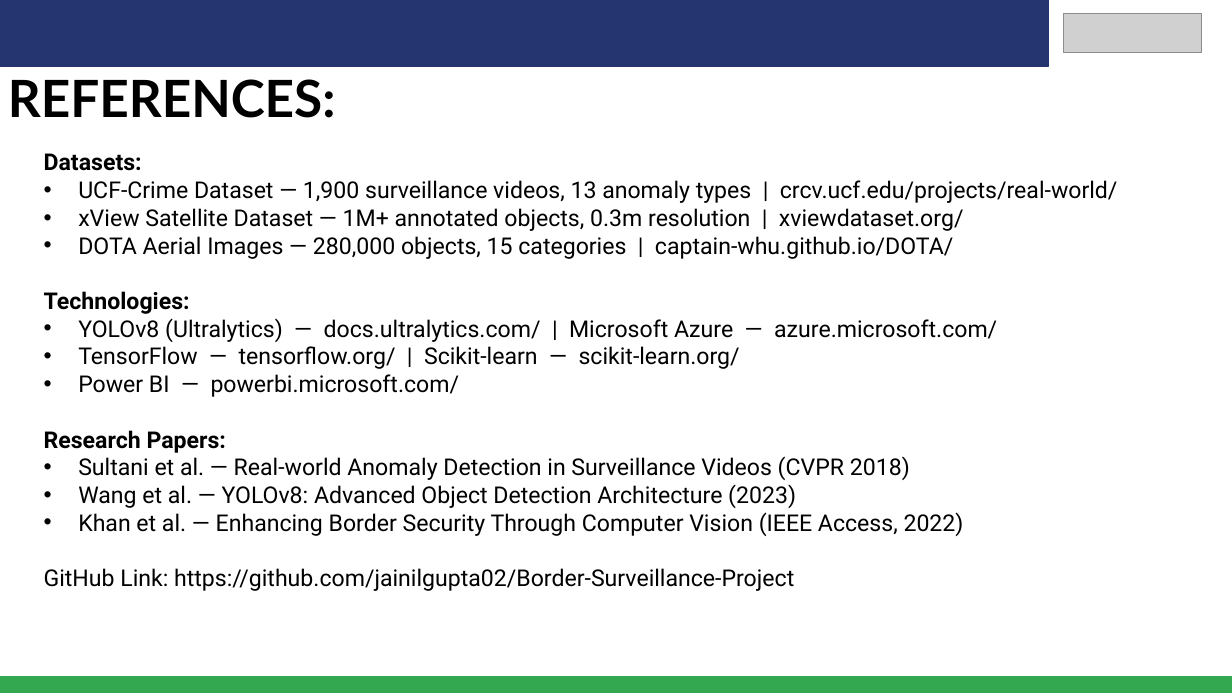
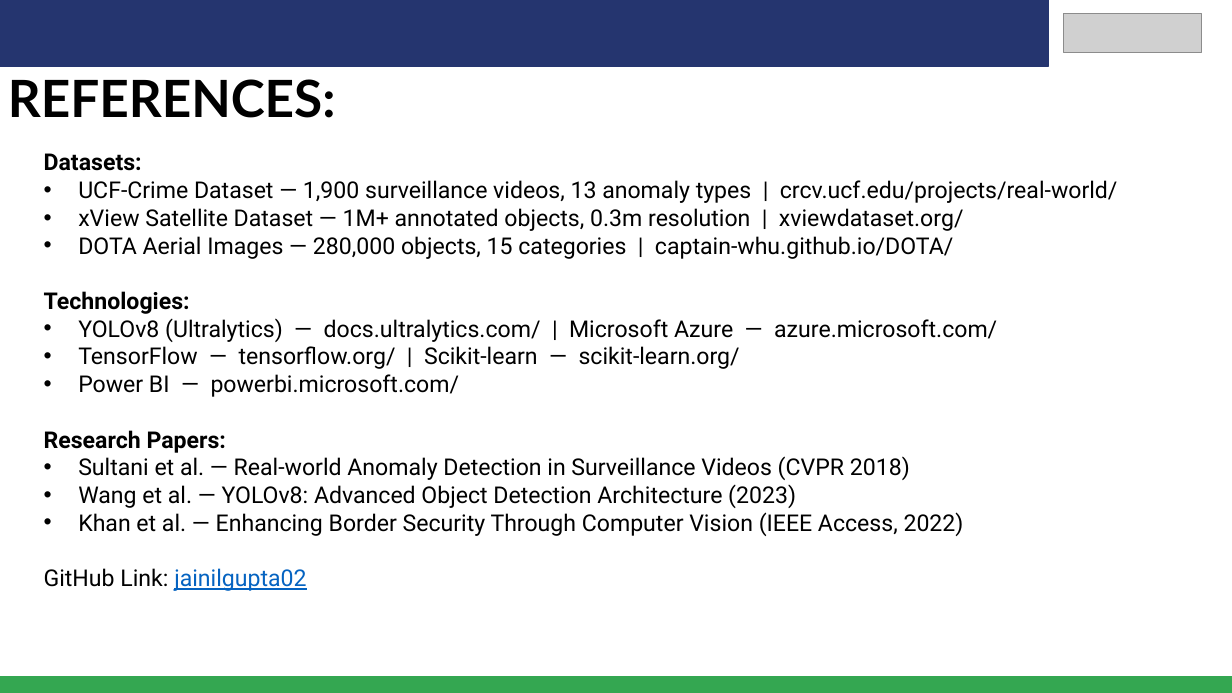
Before and after one commit to jainilgupta02/jay-gupta-ms-elevate-internship, a slide deck: slide 10 of Project/ms-elevate Border_Defence_Final.pptx. Drawn at 1232x693 pixels with LibreOffice and Linux fonts; fonts in the diff are those of the drawing; grey boxes stand for pictures. Boxes give left, top, right and bottom in pixels: in the first picture for what was removed or moved away, otherwise in the second. Text is boxed around its words. In the diff, an @@ line names an element or a change of style, - is before the commit and + after.

```diff
--- a/Project/ms-elevate Border_Defence_Final.pptx
+++ b/Project/ms-elevate Border_Defence_Final.pptx
@@ text at (44,568,306,591): text changed; text colour #000000 to #0563C1 @@
-GitHub Link: https://github.com/jainilgupta02/Border-Surveillance-Project
+GitHub Link: jainilgupta02
```
Also in this commit, not shown: 3 other files.
